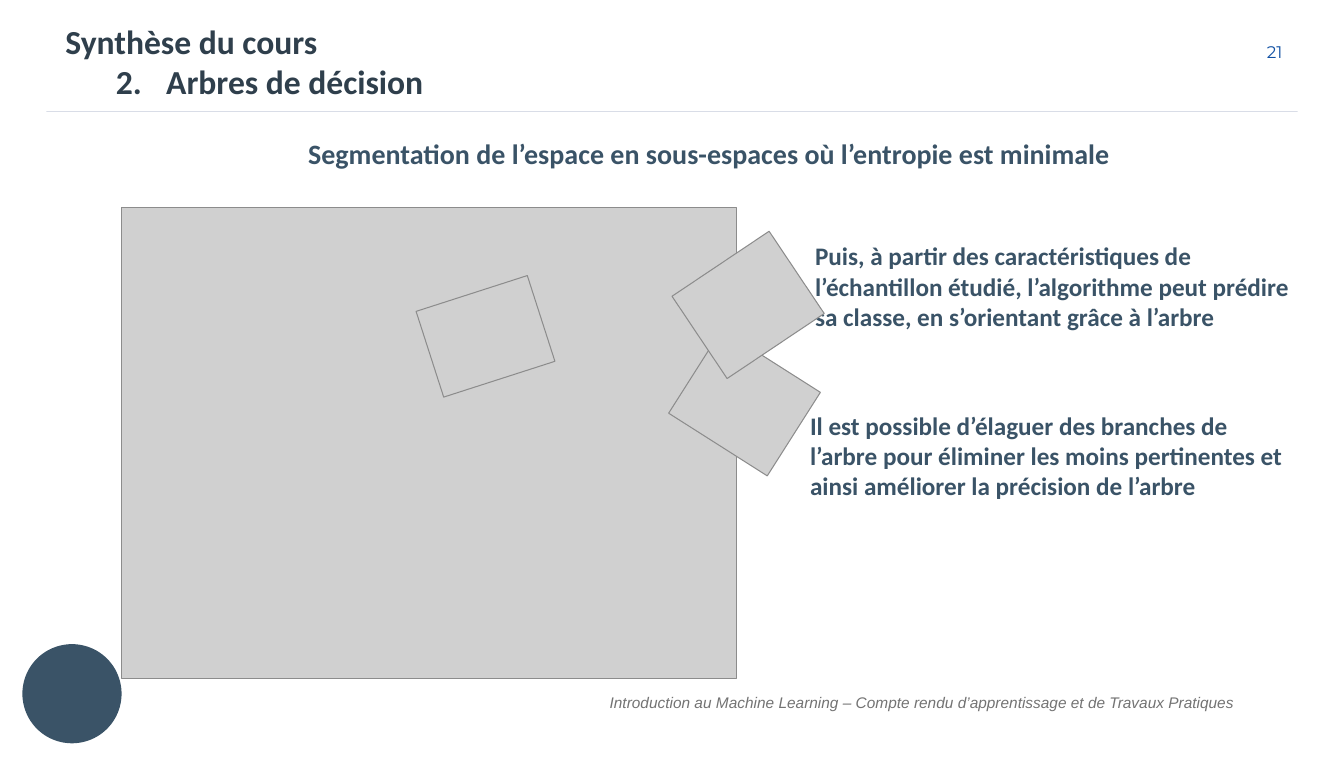
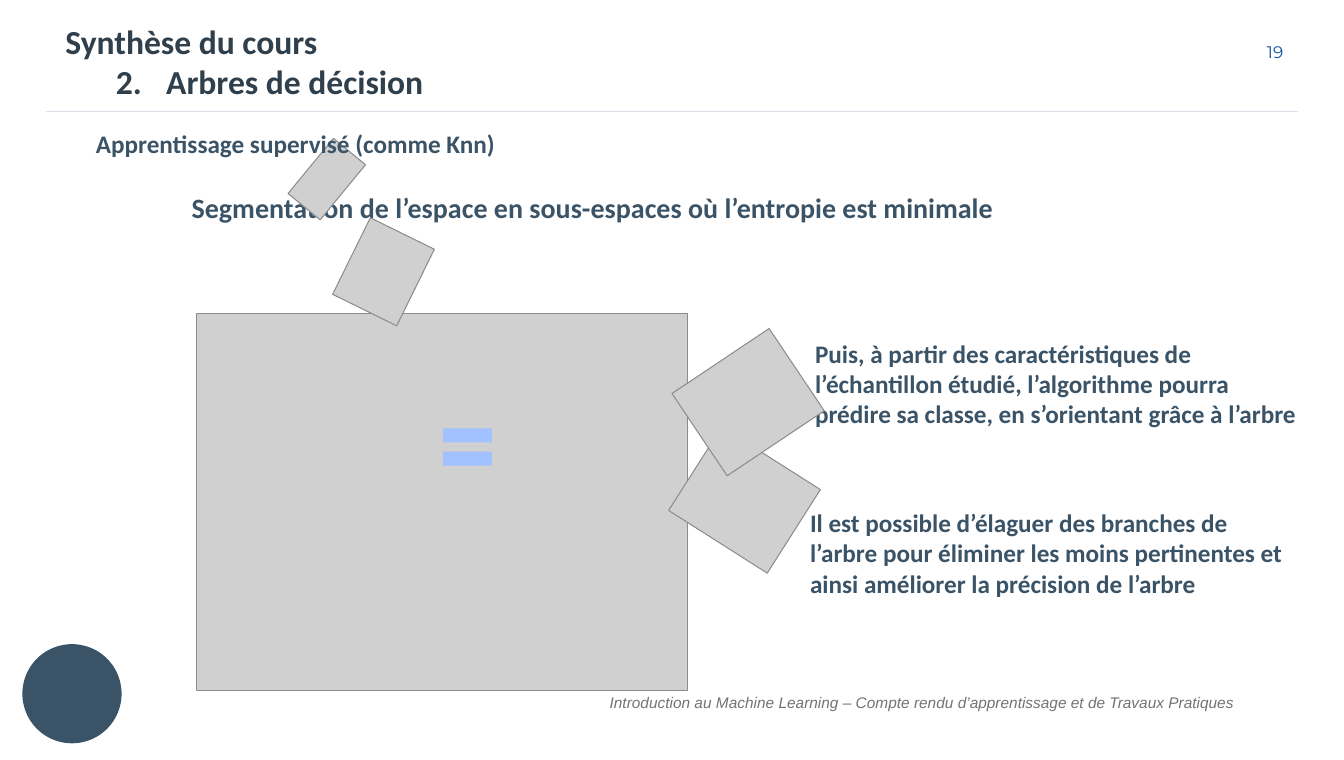
Before and after one commit to will-afs/IML, a slide deck: slide 20 of doc/Rapport.pptx (slide 22 before the commit). Drawn at 1344x760 pixels with LibreOffice and Linux fonts; fonts in the diff are those of the drawing; grey boxes stand for pictures; background and template pictures are left out. Boxes give left, top, right and bottom in pixels: in the first picture for what was removed or moved away, otherwise in the second. Text is boxed around its words. In the diff, an @@ line names an element or a change of style, - is before the commit and + after.

```diff
--- a/doc/Rapport.pptx
+++ b/doc/Rapport.pptx
@@ page number at (1267,46,1283,58): text changed @@
-21
+19
@@ text added at (96,134,494,160), 18 pt, text #3A5367, bold @@
+Apprentissage supervisé (comme Knn)
@@ picture at (288,138,366,220): rotation 72 to 129 degrees @@
@@ text "Segmentation de l’espace en sous-espaces ..." rewrapped from (308,144,1109,169) to (192,195,992,225) @@
@@ picture added at (332,217,434,326) @@
@@ picture: place and size @@
-picture at (122,208,736,678)
+picture at (196,314,687,690)
@@ picture: place and size @@
-picture at (672,232,824,379)
+picture at (672,328,824,476)
@@ text at (815,345,1295,428): text changed @@
-Puis, à partir des caractéristiques de l’échantillon étudié, l’algorithme peut prédire sa classe, en s’orientant grâce à l’arbre
+Puis, à partir des caractéristiques de l’échantillon étudié, l’algorithme pourra prédire sa classe, en s’orientant grâce à l’arbre
@@ math equal added at (434,408,501,486), fill #A1C1FF @@
@@ picture: place and size @@
-picture at (669,330,820,476)
+picture at (669,427,820,573)
@@ text "Il est possible d’élaguer des ...": place and size @@
-text "Il est possible d’élaguer des ..." at (810,417,1282,499)
+text "Il est possible d’élaguer des ..." at (810,514,1282,597)
```
Also in this commit, not shown: 11 other slides changed, 7 slides added, 6 slides removed, 26 other files.
